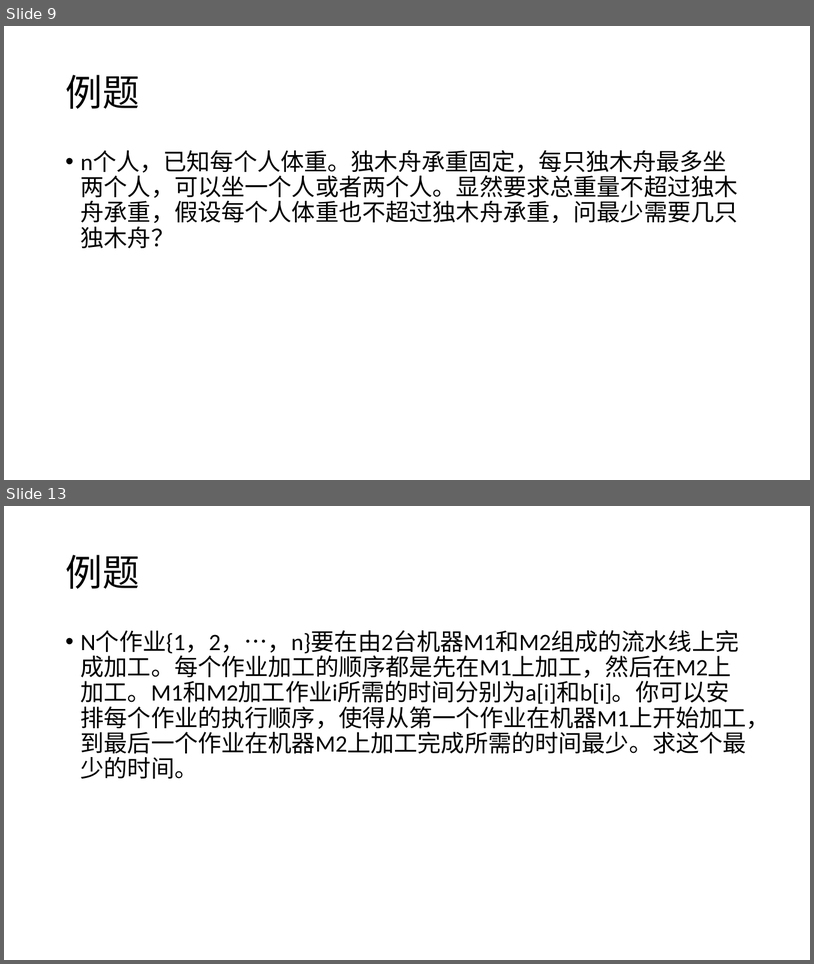
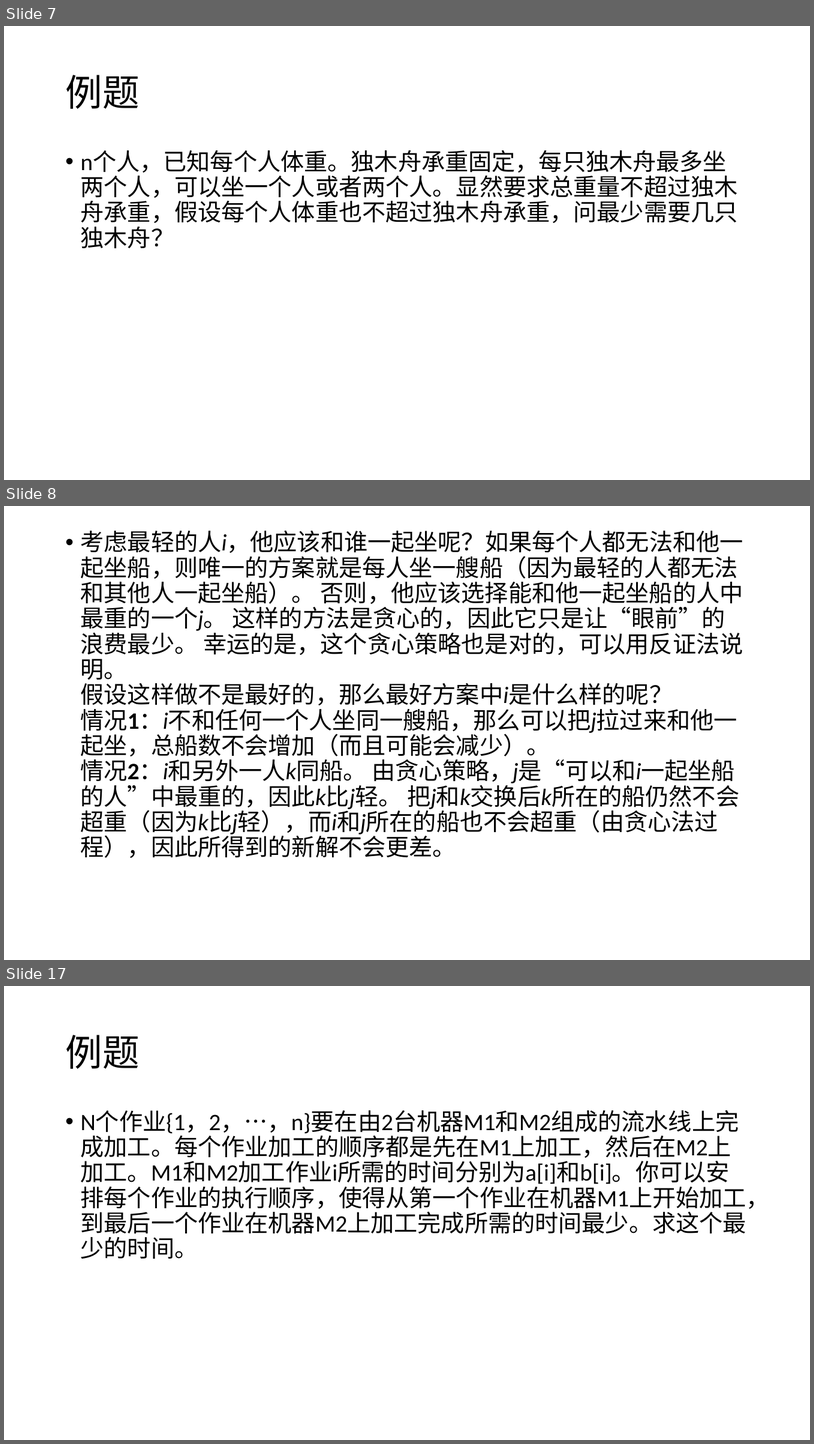
Before and after one commit to plus7wist/accepted-codes, a slide deck: notes/贪心.pptx. Shown one above the other, each under a label of ours: slides 9 and 13 before the commit, slides 7, 8 and 17 after it; the slides between them are not shown. The pictures are 814x964 and 814x1444 pixels, drawn with LibreOffice and Linux fonts; fonts in the diff are those of the drawing. Boxes give left, top, right and bottom in pixels: in the first picture for what was removed or moved away, otherwise in the second. Text is boxed around its words. In the diff, an @@ line names an element or a change of style, - is before the commit and + after.

```diff
--- a/notes/贪心.pptx
+++ b/notes/贪心.pptx
@@ slide 8 added at [4, 506, 810, 960], background #FFFFFF @@
@@ text added at [81, 531, 744, 858], 28 pt, text #000000 @@
+• 考虑最轻的人i，他应该和谁一起坐呢？如果每个人都无法和他一起坐船，则唯一的方案就是每人坐一艘船（因为最轻的人都无法和其他人一起坐船）。 否则，他应该选择能和他一起坐船的人中最重的一个j。 这样的方法是贪心的，因此它只是让“眼前”的浪费最少。 幸运的是，这个贪心策略也是对的，可以用反证法说明。
+  假设这样做不是最好的，那么最好方案中i是什么样的呢？
+  情况1：i不和任何一个人坐同一艘船，那么可以把j拉过来和他一起坐，总船数不会增加（而且可能会减少）。
+  情况2：i和另外一人k同船。 由贪心策略，j是“可以和i一起坐船的人”中最重的，因此k比j轻。 把j和k交换后k所在的船仍然不会超重（因为k比j轻），而i和j所在的船也不会超重（由贪心法过程），因此所得到的新解不会更差。
@@ what was slide 9 is now slide 7 @@
@@ what was slide 13 is now slide 17 @@
```
Also in this commit, not shown: 8 slides changed, 6 other slides added, 4 slides removed, 4 other files.
